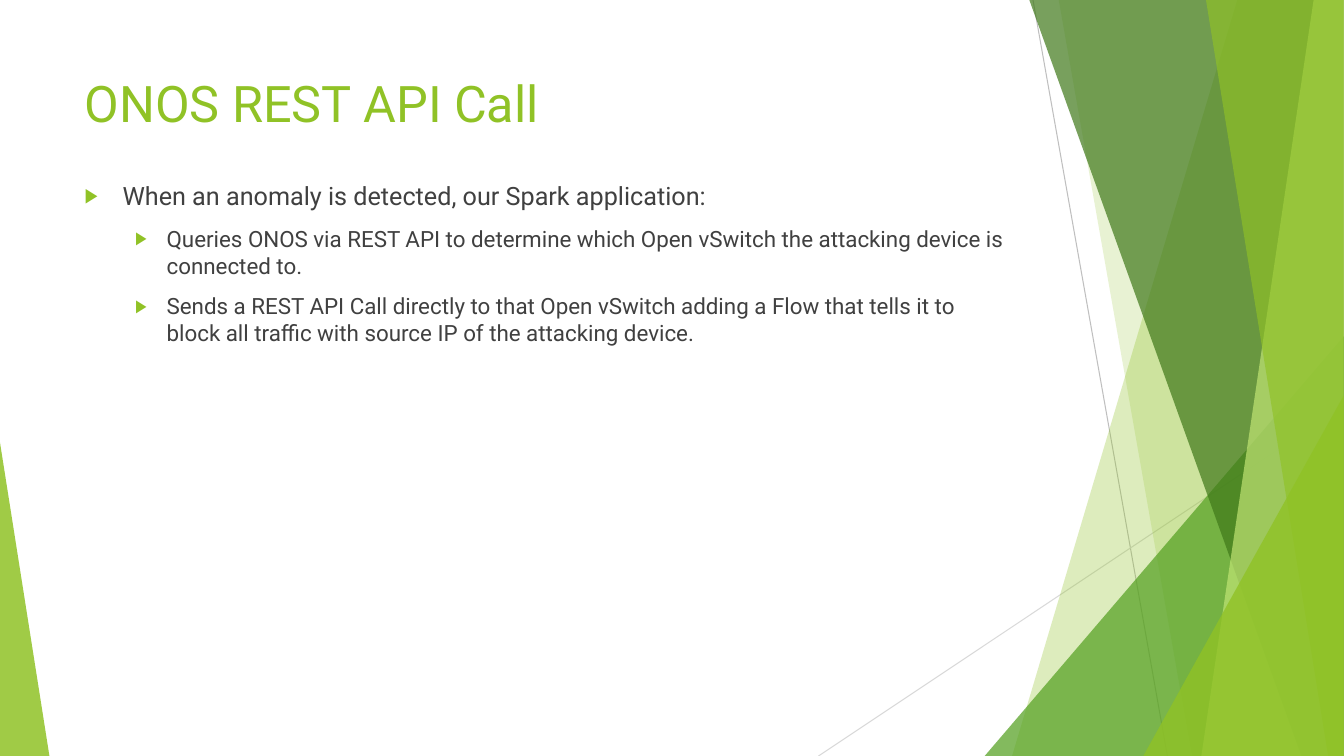
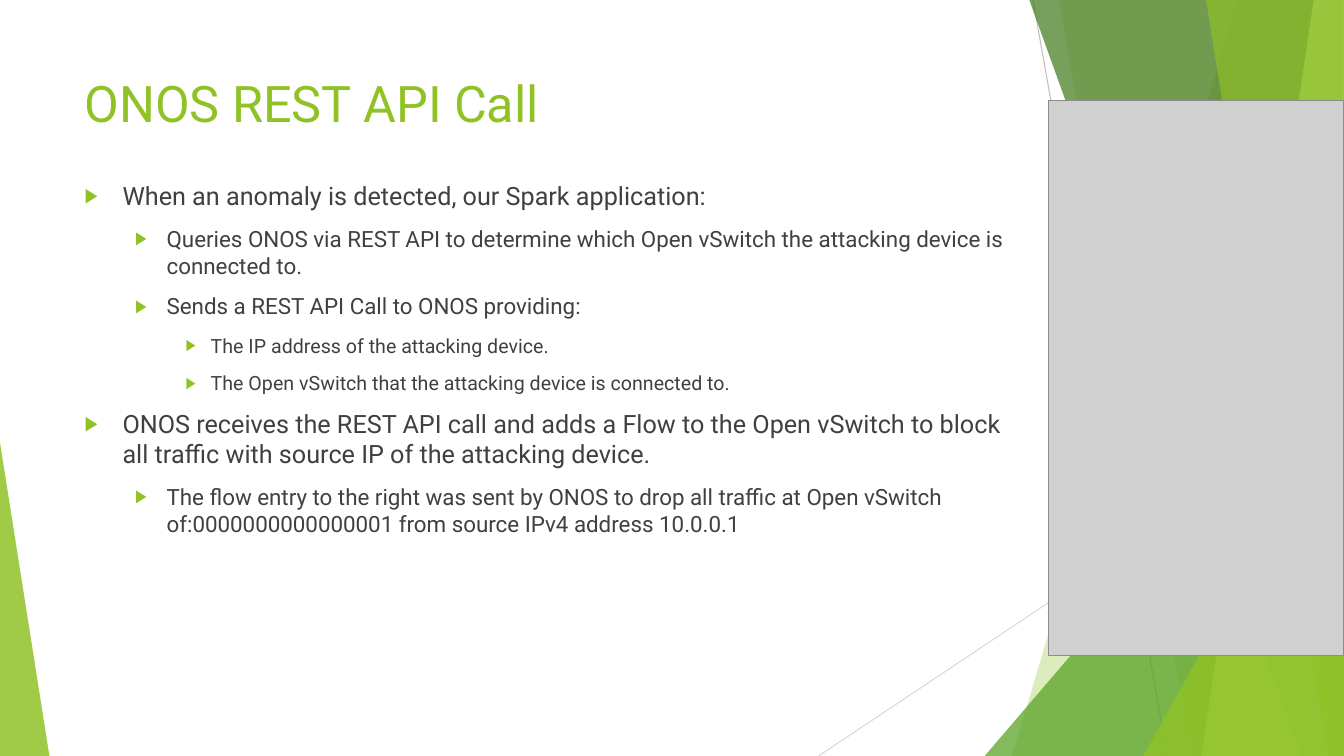
Before and after one commit to blynotes/CS6301_SDN, a slide deck: slide 16 of project_ppt.pptx. Drawn at 1344x756 pixels with LibreOffice and Linux fonts; fonts in the diff are those of the drawing; grey boxes stand for pictures. Boxes give left, top, right and bottom in pixels: in the first picture for what was removed or moved away, otherwise in the second. Text is boxed around its words. In the diff, an @@ line names an element or a change of style, - is before the commit and + after.

```diff
--- a/project_ppt.pptx
+++ b/project_ppt.pptx
@@ picture added at [1049, 101, 1344, 655] @@
@@ text at [123, 297, 1001, 532]: text changed @@
-  ▶ Sends a REST API Call directly to that Open vSwitch adding a Flow that tells it to block all traffic with source IP of the attacking device.
+  ▶ Sends a REST API Call to ONOS providing:
+    ▶ The IP address of the attacking device.
+    ▶ The Open vSwitch that the attacking device is connected to.
+▶ ONOS receives the REST API call and adds a Flow to the Open vSwitch to block all traffic with source IP of the attacking device.
+  ▶ The flow entry to the right was sent by ONOS to drop all traffic at Open vSwitch of:0000000000000001 from source IPv4 address 10.0.0.1
```
Also in this commit, not shown: 1 other slide changed, 2 slides added, 1 other file.
